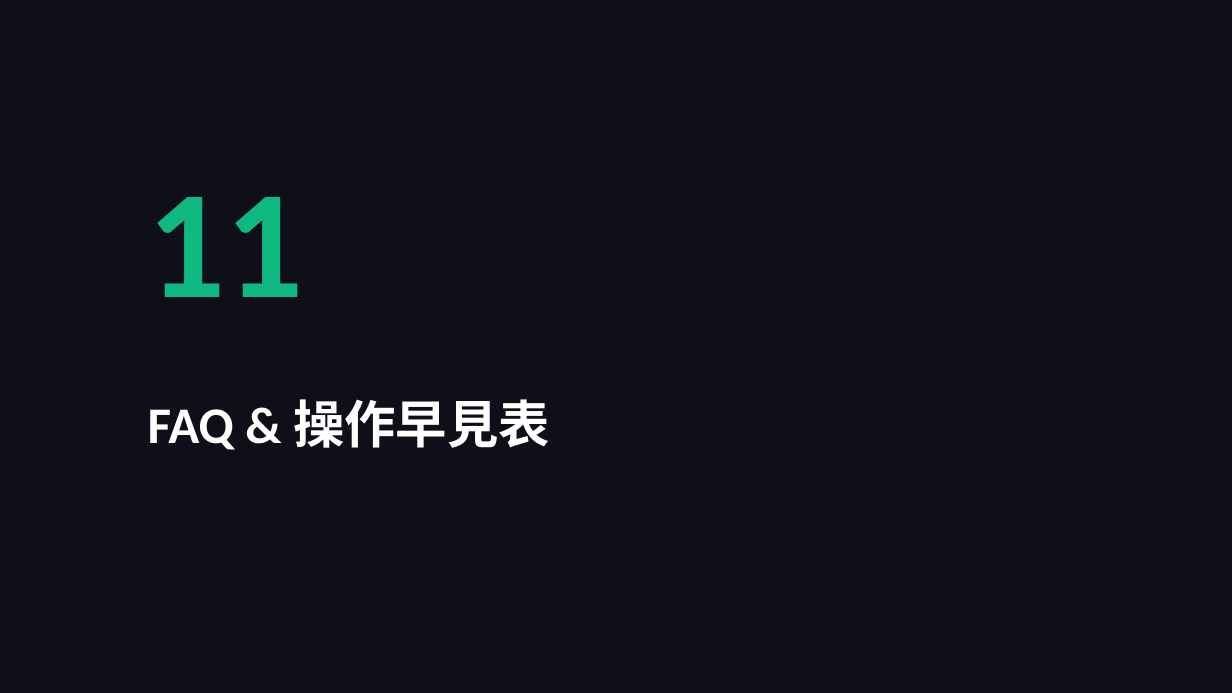
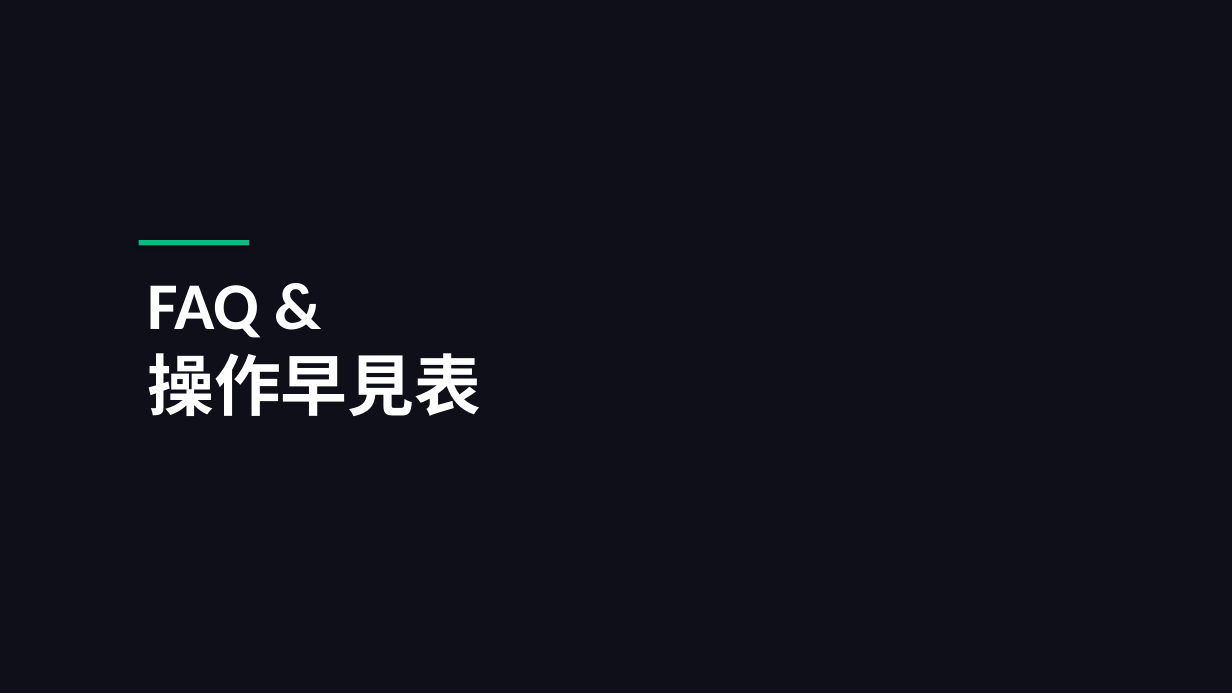
Before and after one commit to takeshiizawa123/next-procurement-poc, a slide deck: slide 31 of docs/user-manual.pptx (slide 34 before the commit). Drawn at 1232x693 pixels with LibreOffice and Linux fonts; fonts in the diff are those of the drawing. Boxes give left, top, right and bottom in pixels: in the first picture for what was removed or moved away, otherwise in the second. Text is boxed around its words. In the diff, an @@ line names an element or a change of style, - is before the commit and + after.

```diff
--- a/docs/user-manual.pptx
+++ b/docs/user-manual.pptx
@@ text removed at box(148, 197, 304, 297) @@
-11
@@ text "FAQ & 操作早見表": place and size @@
-text "FAQ & 操作早見表" at box(148, 399, 549, 450)
+text "FAQ & 操作早見表" at box(148, 285, 481, 416)
@@ text "FAQ & 操作早見表" at box(148, 285, 481, 416): size 40 to 52 pt @@
@@ rectangle added at box(139, 240, 250, 246), fill #10B981 @@
```
Also in this commit, not shown: 22 other slides changed, 7 slides added, 10 slides removed, 1 other file.
